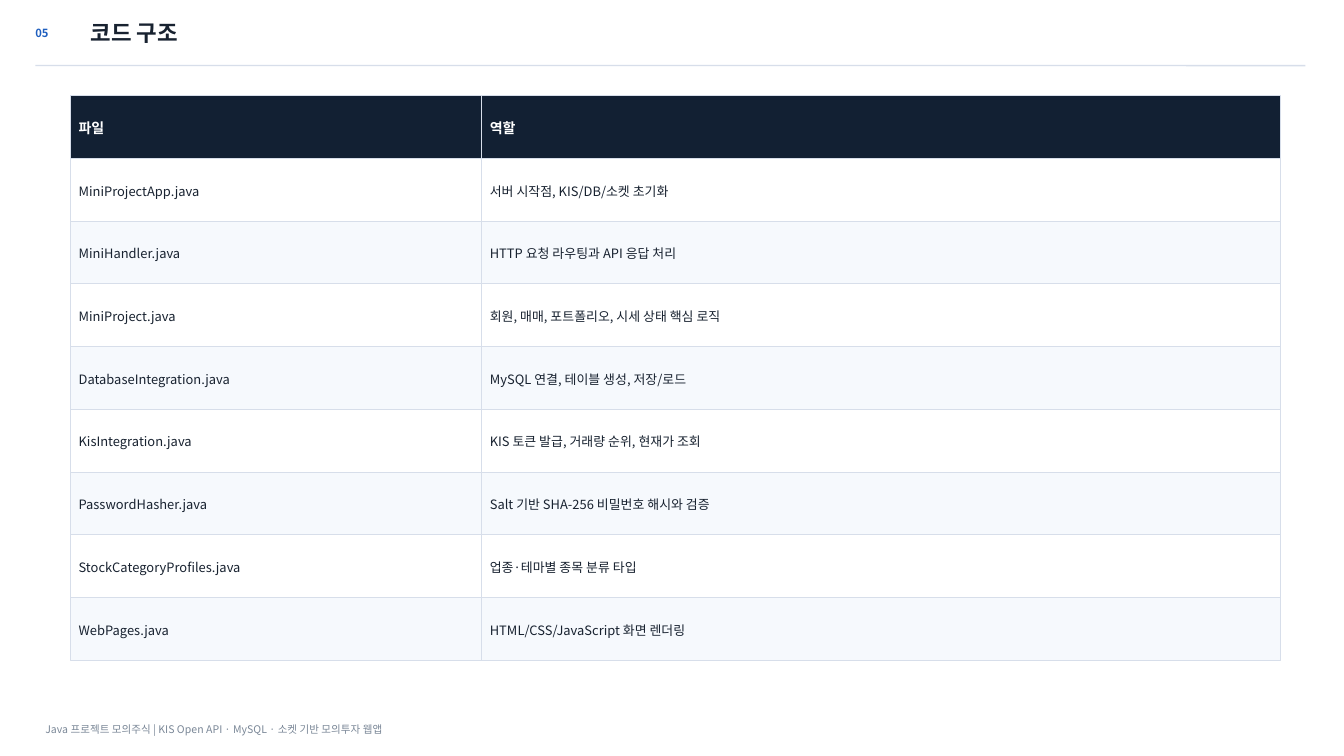
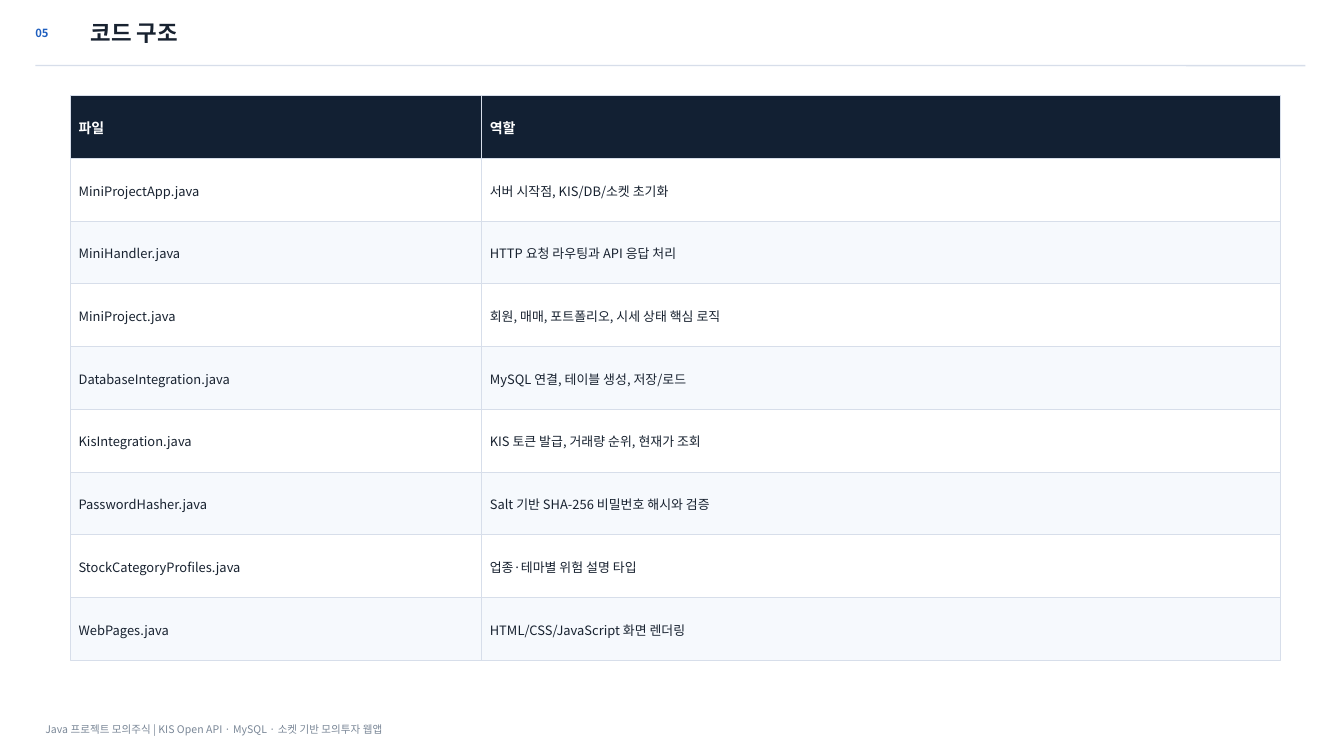
Before and after one commit to osangmin51-spec/javaproject, a slide deck: slide 5 of deliverables/Java_모의주식투자_발표자료_최종정합본.pptx. Drawn at 1344x756 pixels with LibreOffice and Linux fonts; fonts in the diff are those of the drawing. Boxes give left, top, right and bottom in pixels: in the first picture for what was removed or moved away, otherwise in the second. Text is boxed around its words. In the diff, an @@ line names an element or a change of style, - is before the commit and + after.

```diff
--- a/deliverables/Java_모의주식투자_발표자료_최종정합본.pptx
+++ b/deliverables/Java_모의주식투자_발표자료_최종정합본.pptx
@@ text at (490, 561, 637, 573): text changed @@
-업종·테마별 종목 분류 타입
+업종·테마별 위험 설명 타입
```
Also in this commit, not shown: 5 other slides changed, 9 other files.
